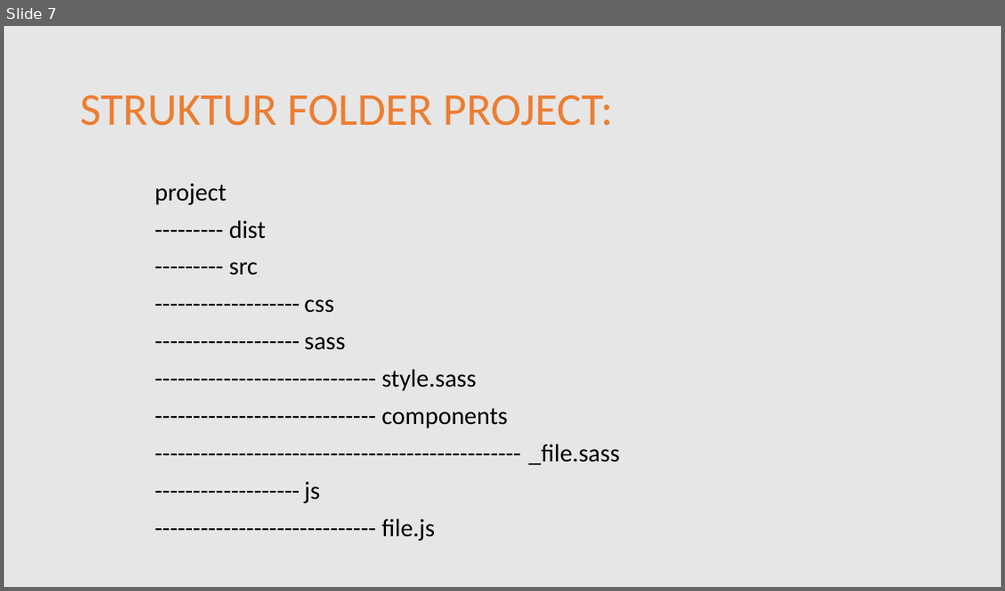
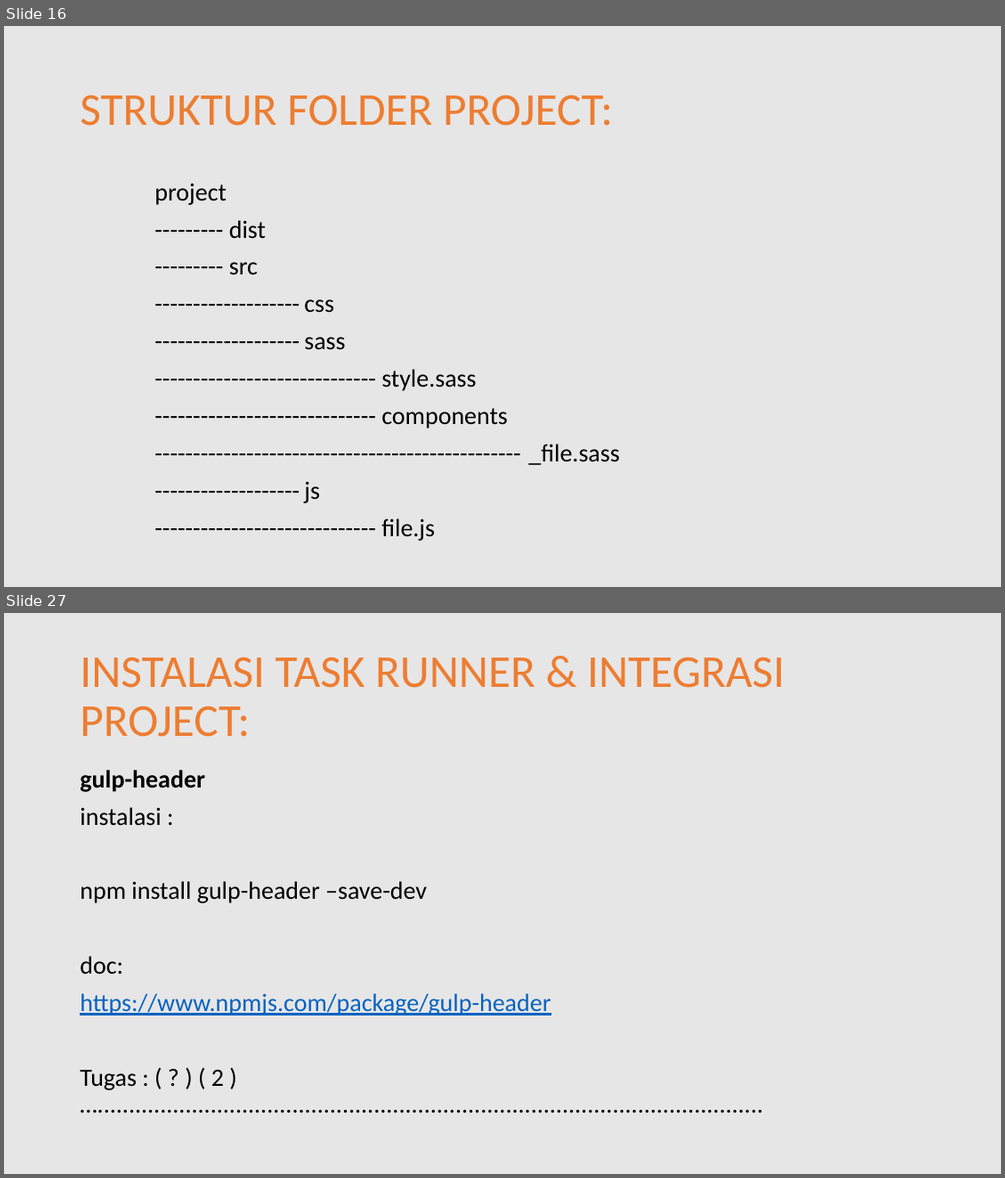
Before and after one commit to MalangFrontend/ongis-frontend-1, a slide deck: doc/presentasi-materi-01.pptx. Shown one above the other, each under a label of ours: slide 7 before the commit, slides 16 and 27 after it; the slides between them are not shown. The pictures are 1005x591 and 1005x1178 pixels, drawn with LibreOffice and Linux fonts; fonts in the diff are those of the drawing. Boxes give left, top, right and bottom in pixels: in the first picture for what was removed or moved away, otherwise in the second. Text is boxed around its words. In the diff, an @@ line names an element or a change of style, - is before the commit and + after.

```diff
--- a/doc/presentasi-materi-01.pptx
+++ b/doc/presentasi-materi-01.pptx
@@ slide 27 added at (x1=4, y1=613, x2=1001, y2=1174), background #E7E6E6 @@
@@ title added at (x1=80, y1=657, x2=785, y2=737), 44 pt, text #ED7D31 @@
+INSTALASI TASK RUNNER & INTEGRASI PROJECT:
@@ text added at (x1=80, y1=770, x2=550, y2=1090), 24 pt, text #000000 @@
+gulp-header
+instalasi :
+npm install gulp-header –save-dev
+doc:
+https://www.npmjs.com/package/gulp-header
+Tugas : ( ? ) ( 2 ) …..........................................................................................................
@@ what was slide 7 is now slide 16 @@
```
Also in this commit, not shown: 6 slides changed, 45 other slides added, 5 other files.
